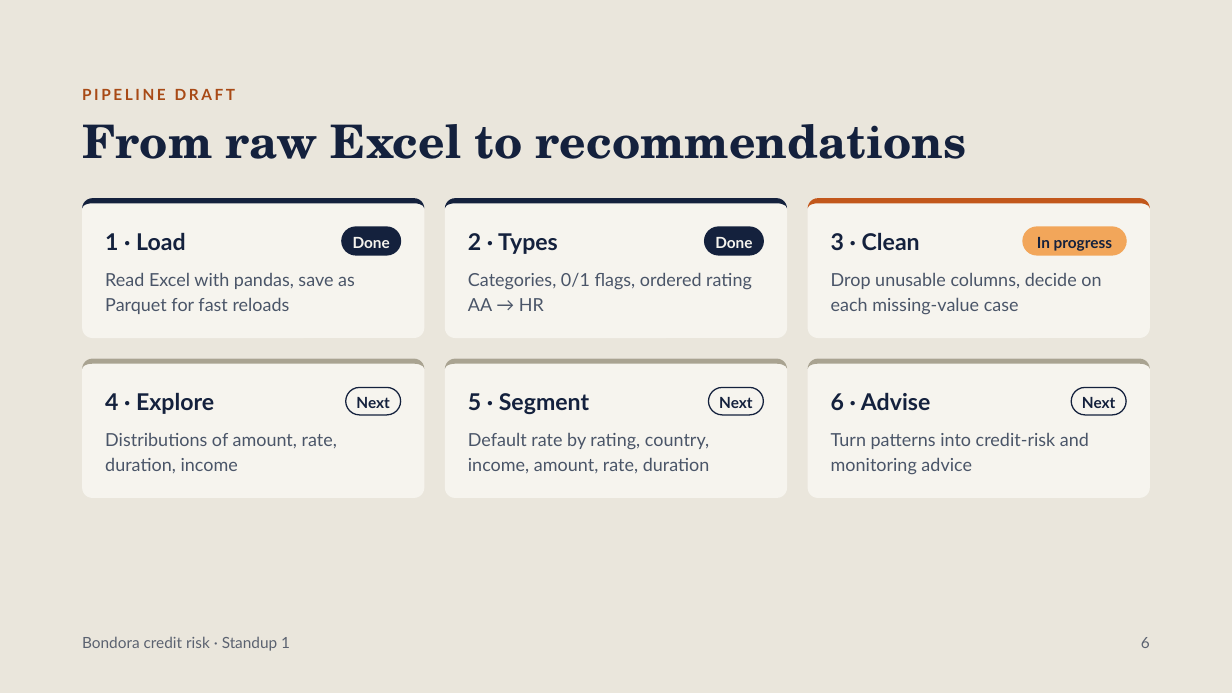
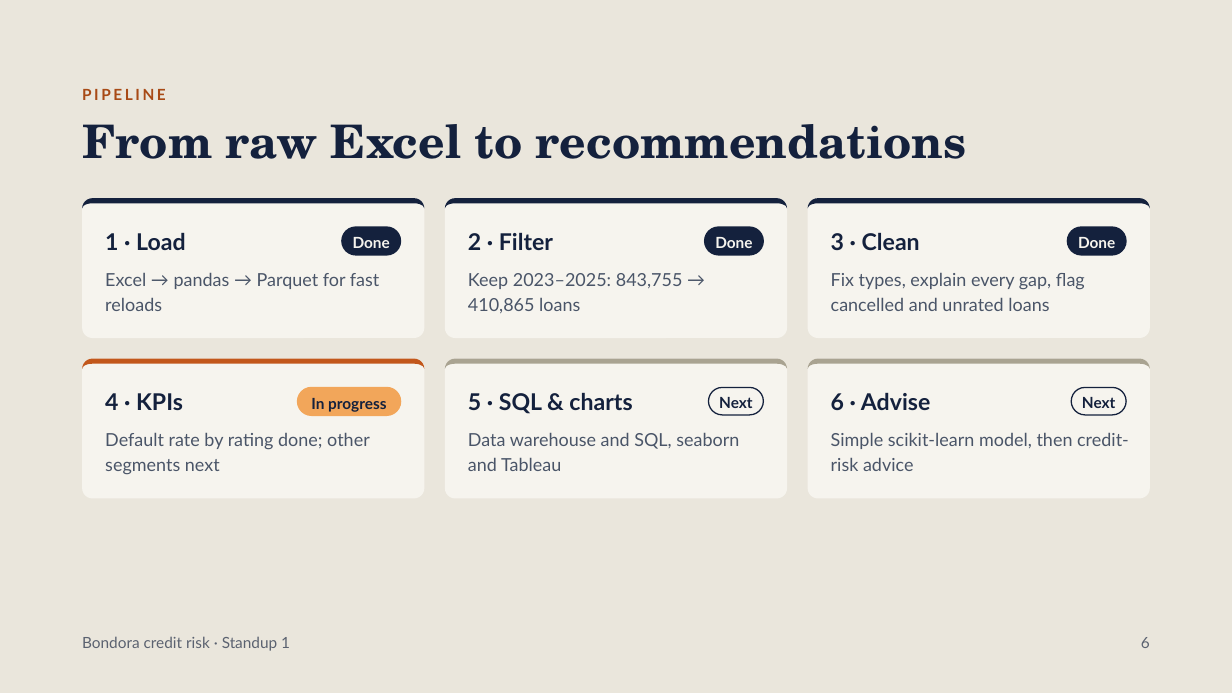
Before and after one commit to chinmang3-ui/Capstone-Bondora-Project, a slide deck: slide 6 of Bondora Credit Risk – Standup 1.pptx. Drawn at 1232x693 pixels with LibreOffice and Linux fonts; fonts in the diff are those of the drawing. Boxes give left, top, right and bottom in pixels: in the first picture for what was removed or moved away, otherwise in the second. Text is boxed around its words. In the diff, an @@ line names an element or a change of style, - is before the commit and + after.

```diff
--- a/Bondora Credit Risk – Standup 1.pptx
+++ b/Bondora Credit Risk – Standup 1.pptx
@@ text at [82,89,166,100]: text changed @@
-PIPELINE DRAFT
+PIPELINE
@@ freeform shape at [808,198,1150,337]: fill #C2571B to #14213D @@
@@ text at [468,233,553,250]: text changed @@
-2 · Types
+2 · Filter
@@ freeform shape added at [1067,226,1127,256], fill #14213D, 12 pt, text #F6F4EE, bold @@
+Done
@@ text at [105,272,379,311]: text changed @@
-Read Excel with pandas, save as Parquet for fast reloads
+Excel → pandas → Parquet for fast reloads
@@ text at [468,273,683,313]: text changed @@
-Categories, 0/1 flags, ordered rating AA → HR
+Keep 2023–2025: 843,755 → 410,865 loans
@@ text at [831,273,1085,311]: text changed @@
-Drop unusable columns, decide on each missing-value case
+Fix types, explain every gap, flag cancelled and unrated loans
@@ freeform shape at [82,359,424,498]: fill #A9A391 to #C2571B @@
@@ proportions changed in 3 elements at [82,359,424,498], [445,359,787,498], [808,359,1150,498] @@
@@ freeform shape "In progress": place and size @@
-freeform shape "In progress" at [1022,226,1127,256]
+freeform shape "In progress" at [297,387,401,417]
@@ freeform shape removed at [346,387,400,415] @@
-Next
@@ text at [105,393,183,410]: text changed @@
-4 · Explore
+4 · KPIs
@@ text at [468,393,632,414]: text changed @@
-5 · Segment
+5 · SQL & charts
@@ text at [105,432,370,474]: text changed @@
-Distributions of amount, rate, duration, income
+Default rate by rating done; other segments next
@@ text at [468,432,739,471]: text changed @@
-Default rate by rating, country, income, amount, rate, duration
+Data warehouse and SQL, seaborn and Tableau
@@ text at [831,432,1129,471]: text changed @@
-Turn patterns into credit-risk and monitoring advice
+Simple scikit-learn model, then credit-risk advice
```
Also in this commit, not shown: 4 other slides changed, 2 slides added, 2 slides removed, 1 other file.
